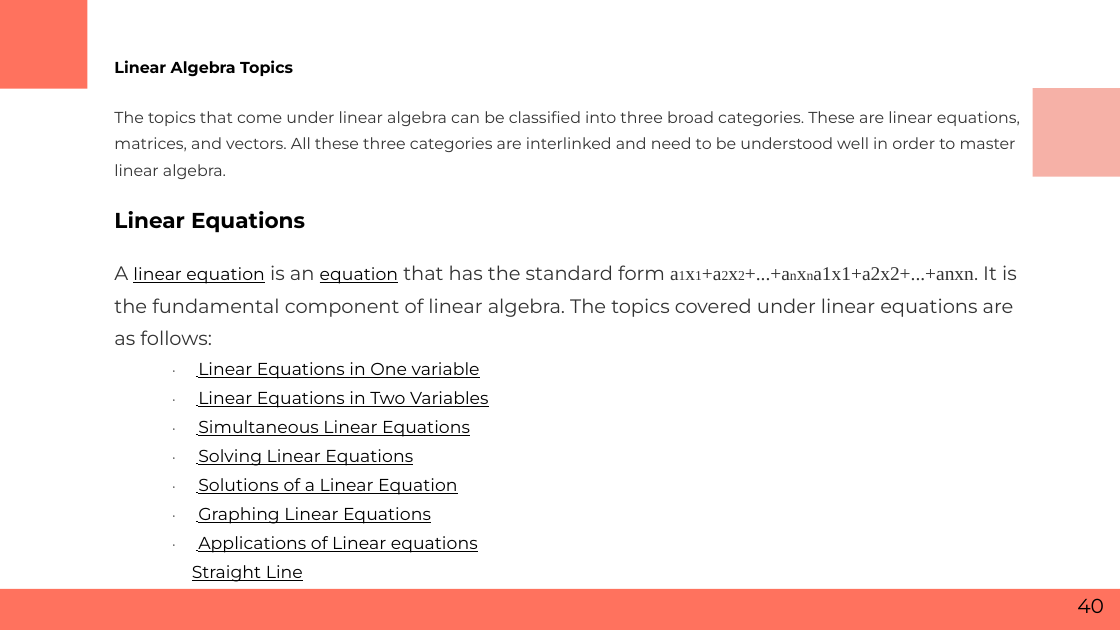
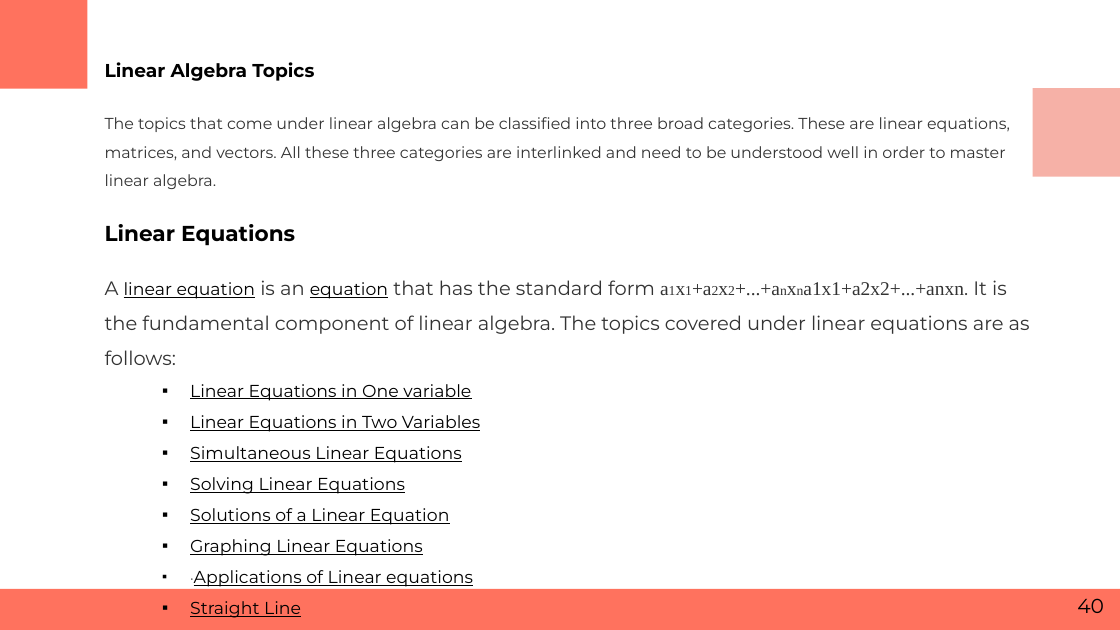
Before and after one commit to RashmivernekarN/ai_with_python_keonics, a slide deck: slide 40 of Module3/Business Statistics.pptx. Drawn at 1120x630 pixels with LibreOffice and Linux fonts; fonts in the diff are those of the drawing. Boxes give left, top, right and bottom in pixels: in the first picture for what was removed or moved away, otherwise in the second. Text is boxed around its words. In the diff, an @@ line names an element or a change of style, - is before the commit and + after.

```diff
--- a/Module3/Business Statistics.pptx
+++ b/Module3/Business Statistics.pptx
@@ text "Linear Algebra Topics": place and size @@
-text "Linear Algebra Topics" at (114,60,1020,582)
+text "Linear Algebra Topics" at (105,62,1030,618)
@@ text at (105,62,1030,618): size 10.2 to 12 pt in "Linear Algebra Topics"; line spacing 1.4 to 1.5; bullet none to ▪; less space between paragraphs @@
@@ text at (190,384,480,587): text changed @@
-· Linear Equations in One variable
-· Linear Equations in Two Variables
-· Simultaneous Linear Equations
-· Solving Linear Equations
-· Solutions of a Linear Equation
-· Graphing Linear Equations
-· Applications of Linear equations
+▪ Linear Equations in One variable
+▪ Linear Equations in Two Variables
+▪ Simultaneous Linear Equations
+▪ Solving Linear Equations
+▪ Solutions of a Linear Equation
+▪ Graphing Linear Equations
+▪ ·Applications of Linear equations
```
Also in this commit, not shown: 62 other slides changed, 4 other files.
